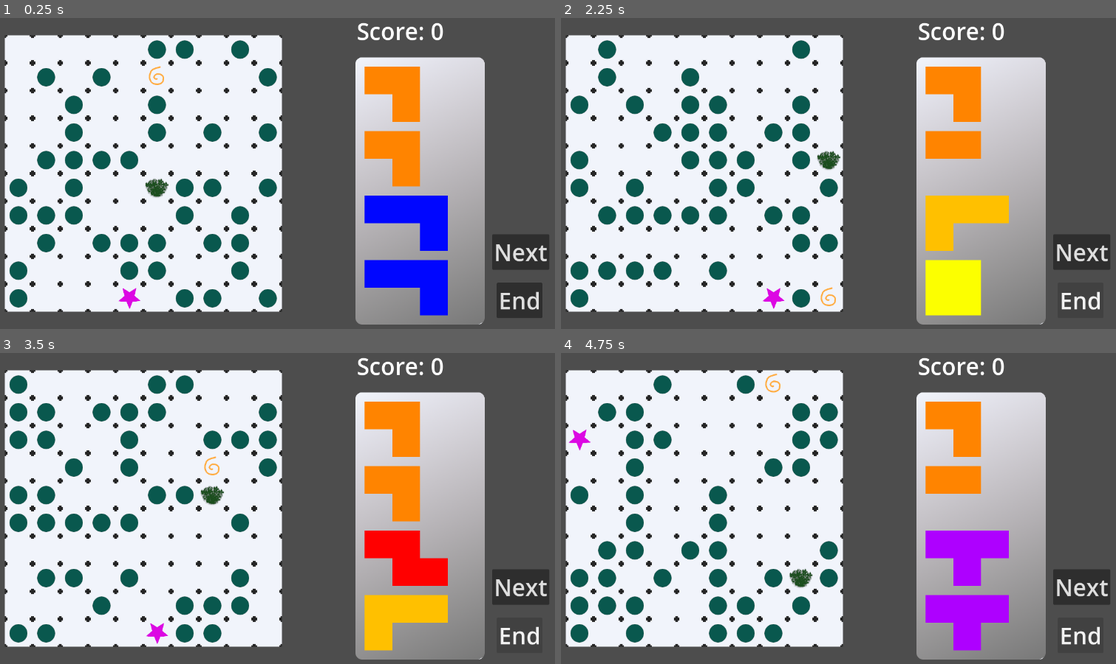
Above: before the commit, frames 1-4 (two rows, left to right).
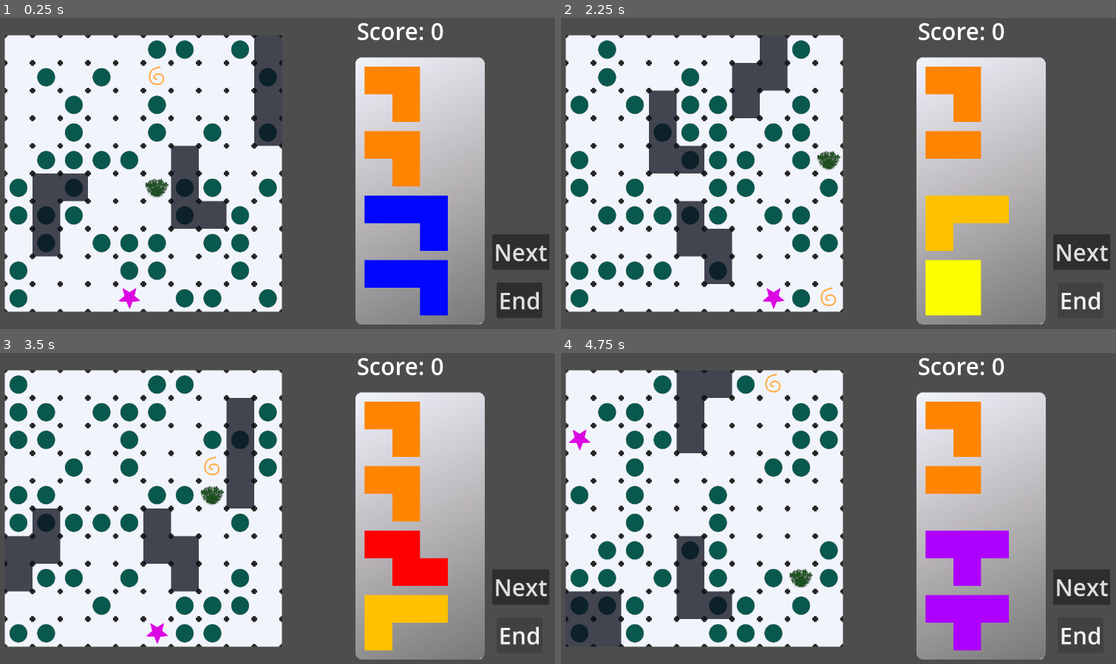
Above: after the commit, the same moments.

Repository: mDuo13/ld54
Game: Godot game, scene res://Scenes/PlayGame.tscn
Two runs of this game, one before a commit and one after it. Both use one fixed random seed, a clock stepped at 60 frames per second and the inputs below.
Inputs:
- Up to frame 1 (0.25 s): no input
- Up to frame 2 (2.25 s): click "Next" at 0.5 s; click "Next" at 1.25 s; click "End" at 2 s
- Up to frame 3 (3.5 s): click "End" at 2.75 s
- Up to frame 4 (4.75 s): click "Next" at 3.5 s; click "End" at 4.25 s

The runs differ from the first frame. In frame 1, 5.3% of the frame differs, in the area x 5-51%, y 5-77%; in frame 2, 5.3%; in frame 3, 5.3%; in frame 4, 5.3%, in the area x 0-31%, y 5-95%.
Error before the commit: Trying to return an array of type "Array" where expected return type is "Array[Vector2i]". (res://Scripts/plate.gd:246)

Commit message:
fix some piece/rot bugs

Diff:
--- a/Scripts/piece.gd
+++ b/Scripts/piece.gd
@@ -13,7 +13,7 @@
 			Vector2(0, 60)
 		],
 		"cells" : [
-			1, 1
+			[1, 1]
 		],
 		"type" : "basic",
 		"points" : 1
@@ -189,7 +189,7 @@
 	set_piece(p)
 
 func score_value():
-	return piece.piece["points"]
+	return piece["points"]
 
 func print_matrix(arr):
 	for row in arr:
--- a/Scripts/plate.gd
+++ b/Scripts/plate.gd
@@ -224,7 +224,8 @@
 		print("Encircled?:", is_encircled(map_coords))
 		#cycle_food_at(map_coords)
 
-func test_piece_placement(base_coords:Vector2i, cells2d: Array, color: String) -> Array[Vector2i]:
+func test_piece_placement(base_coords:Vector2i, cells2d: Array, color: String) -> Array:
+	## Really the return type is Array[Vector2i] except sometimes it's empty
 	var q_change = []
 	for dx in range(cells2d.size()):
 		for dy in range(cells2d[dx].size()):
@@ -252,6 +253,7 @@
 
 	var bump_score = 0
 	var cells2d : Array = piece.piece.cells#TODO: piece.piece.cells?? ### grumble, "nested typed collections" like Array[Array[int]] aren't supported
+	print(cells2d)
 	var q_change = test_piece_placement(coords, cells2d, color)
 
 	if not q_change.size():
